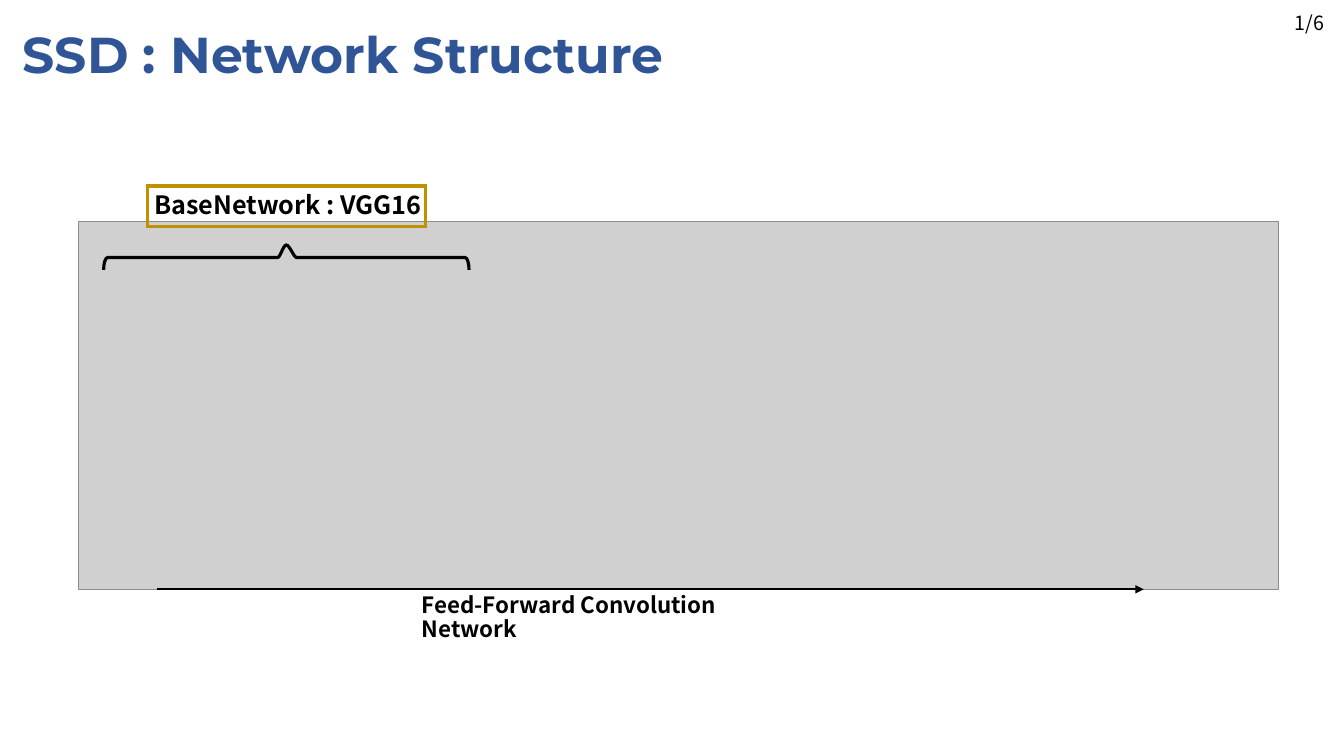
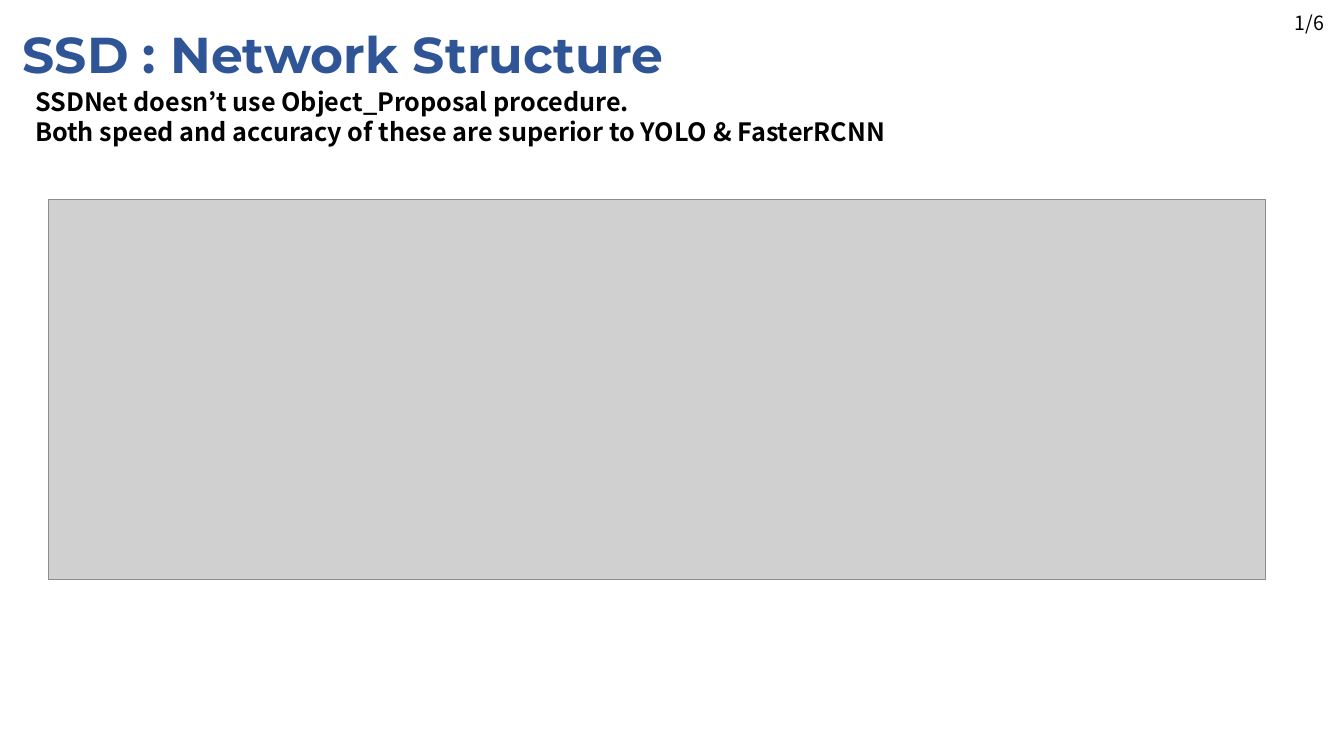
Before and after one commit to JaeHyung-Jung/Seminar_Deeplearning, a slide deck: slide 7 of 2nd_week/Seminar_2nd_week_1Stage.pptx. Drawn at 1344x756 pixels with LibreOffice and Linux fonts; fonts in the diff are those of the drawing; grey boxes stand for pictures. Boxes give left, top, right and bottom in pixels: in the first picture for what was removed or moved away, otherwise in the second. Text is boxed around its words. In the diff, an @@ line names an element or a change of style, - is before the commit and + after.

```diff
--- a/2nd_week/Seminar_2nd_week_1Stage.pptx
+++ b/2nd_week/Seminar_2nd_week_1Stage.pptx
@@ text added at bbox=[35, 90, 885, 147], 18 pt, text #000000, bold @@
+SSDNet doesn’t use Object_Proposal procedure.
+Both speed and accuracy of these are superior to YOLO & FasterRCNN
@@ picture: place and size @@
-picture at bbox=[79, 222, 1279, 590]
+picture at bbox=[48, 200, 1265, 580]
@@ rectangle removed at bbox=[147, 187, 425, 227] @@
@@ text removed at bbox=[154, 194, 421, 215] @@
-BaseNetwork : VGG16
@@ freeform shape removed at bbox=[104, 245, 470, 270] @@
@@ arrow removed from (157, 590) to (1144, 590) @@
@@ text removed at bbox=[422, 595, 716, 638] @@
-Feed-Forward Convolution Network
```
Also in this commit, not shown: 1 other slide changed.
